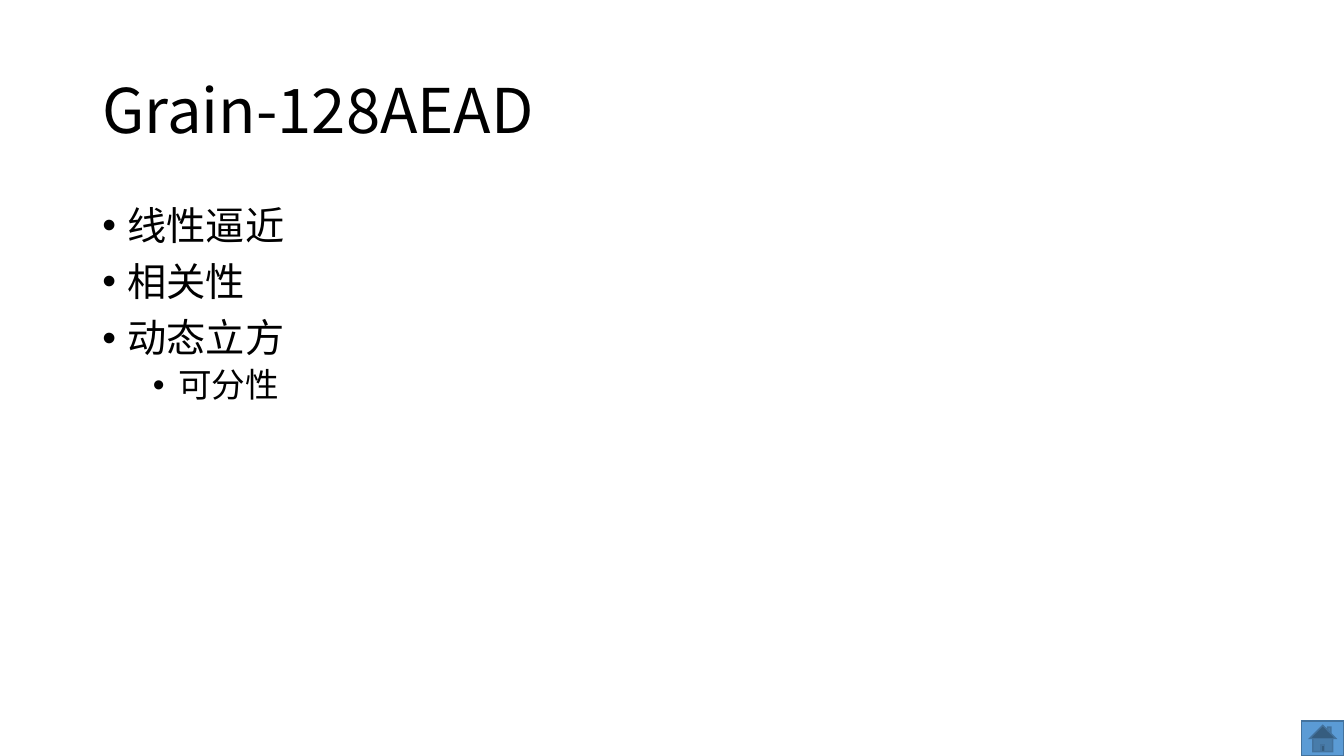
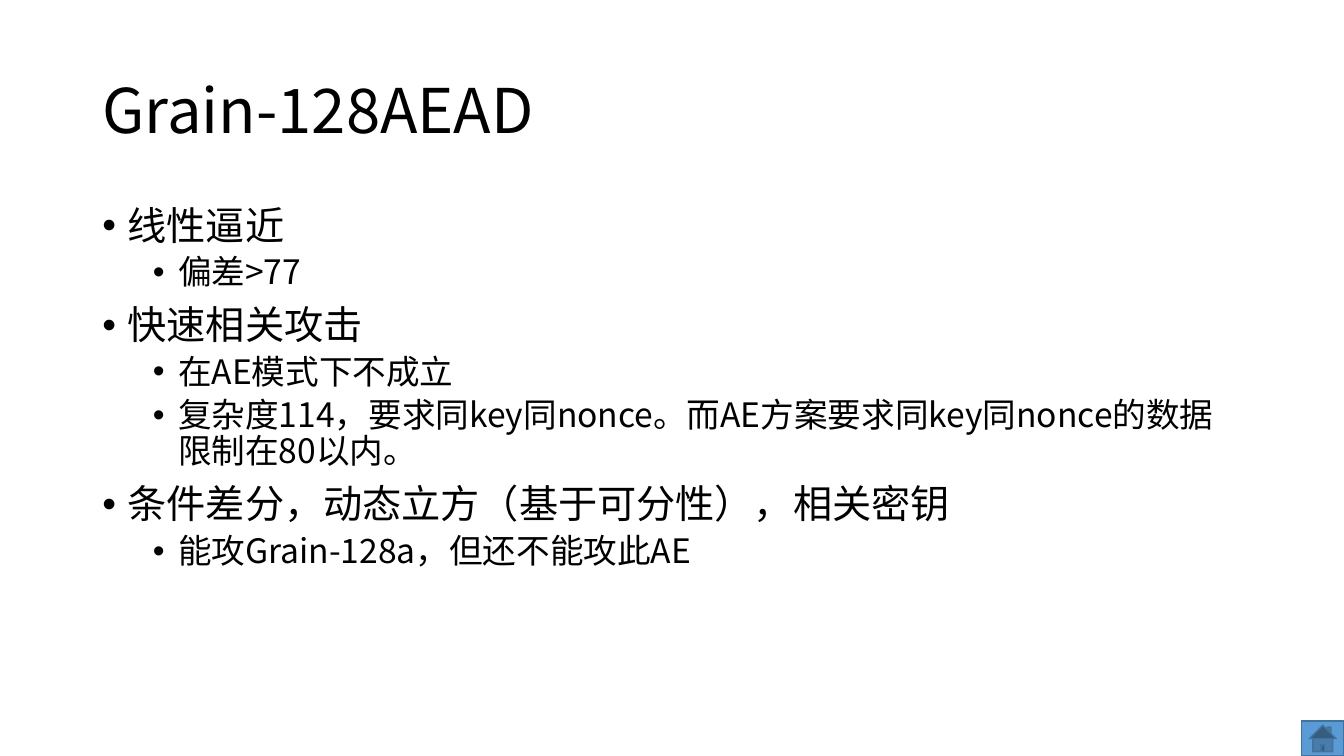
Before and after one commit to dtykira/LWC_finalists, a slide deck: slide 52 of round3.pptx (slide 45 before the commit). Drawn at 1344x756 pixels with LibreOffice and Linux fonts; fonts in the diff are those of the drawing. Boxes give left, top, right and bottom in pixels: in the first picture for what was removed or moved away, otherwise in the second. Text is boxed around its words. In the diff, an @@ line names an element or a change of style, - is before the commit and + after.

```diff
--- a/round3.pptx
+++ b/round3.pptx
@@ text at box(128, 256, 1214, 567): text changed; size 28 to 24 pt @@
-• 相关性
-• 动态立方
-  • 可分性
+  • 偏差>77
+• 快速相关攻击
+  • 在AE模式下不成立
+  • 复杂度114，要求同key同nonce。而AE方案要求同key同nonce的数据限制在80以内。
+• 条件差分，动态立方（基于可分性），相关密钥
+  • 能攻Grain-128a，但还不能攻此AE
```
Also in this commit, not shown: 10 other slides changed, 8 slides added, 1 slide removed, 6 other files.
